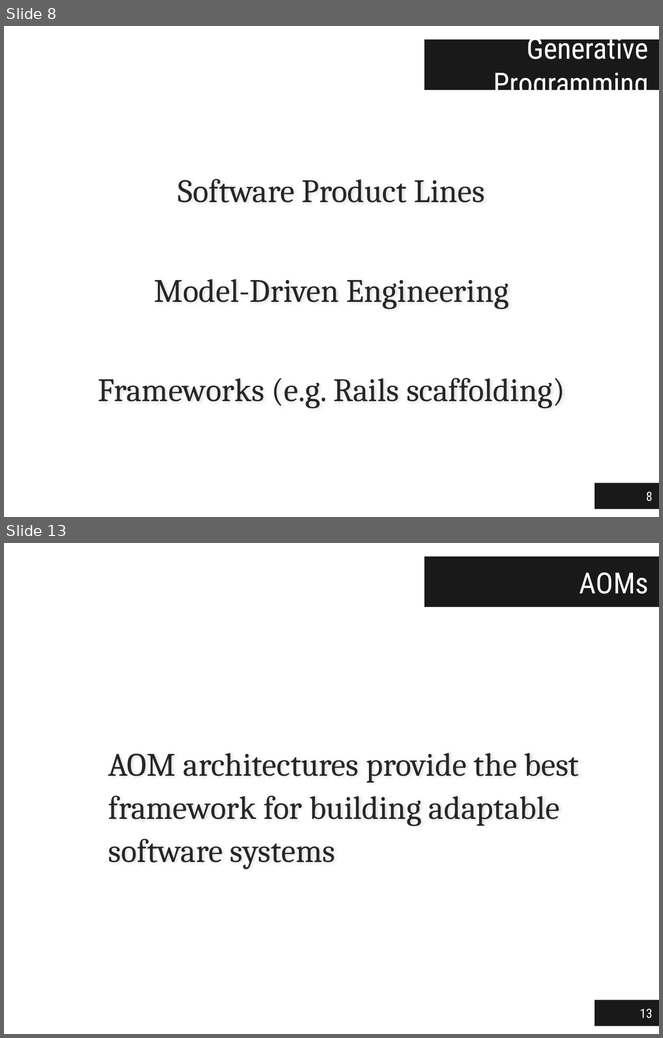
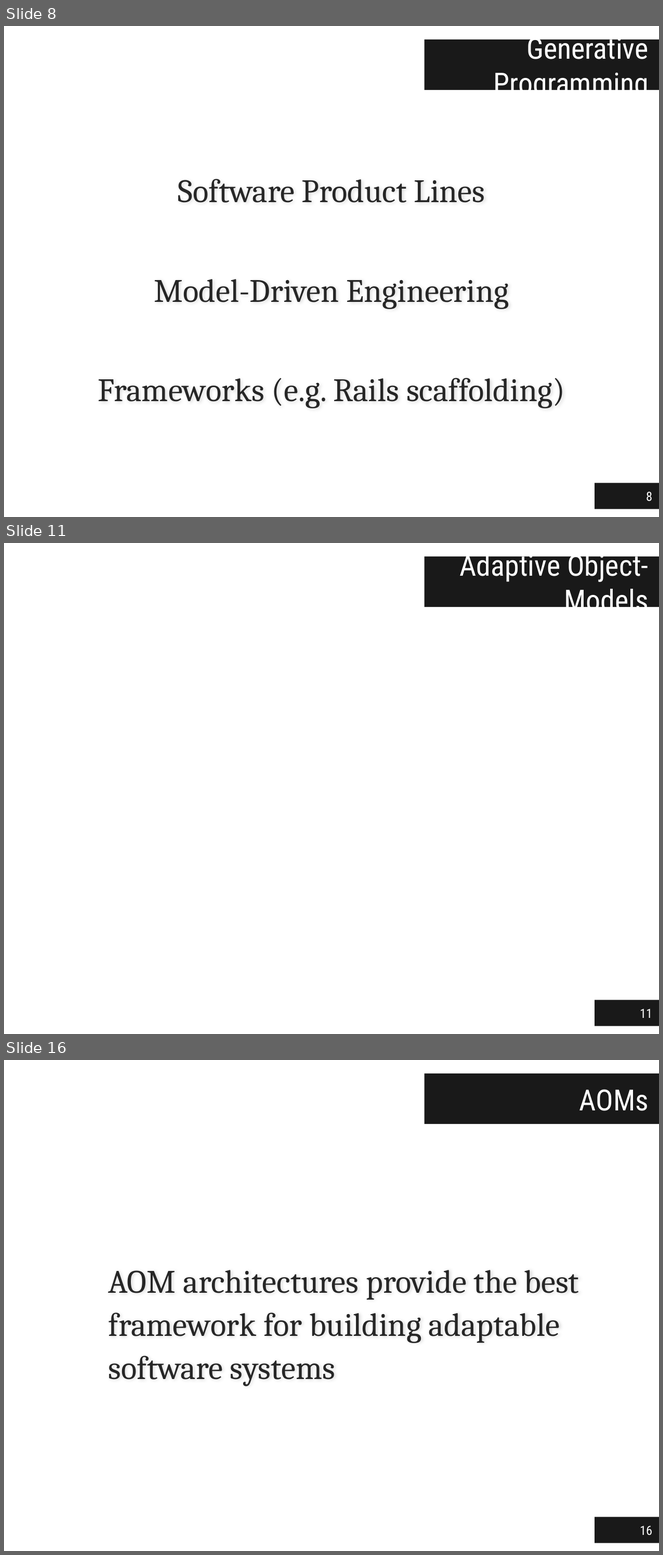
Before and after one commit to jgradim/thesis, a slide deck: presentations/thesis.pptx. Shown one above the other, each under a label of ours: slides 8 and 13 before the commit, slides 8, 11 and 16 after it; the slides between them are not shown. The pictures are 663x1038 and 663x1555 pixels, drawn with LibreOffice and Linux fonts; fonts in the diff are those of the drawing. Boxes give left, top, right and bottom in pixels: in the first picture for what was removed or moved away, otherwise in the second. Text is boxed around its words. In the diff, an @@ line names an element or a change of style, - is before the commit and + after.

```diff
--- a/presentations/thesis.pptx
+++ b/presentations/thesis.pptx
@@ slide 11 added at (4,543,659,1034), background #FFFFFF @@
@@ title added at (425,557,659,607), fill #000000 at 90% opacity, 32 pt, text #FFFFFF @@
+Adaptive Object-Models
@@ page number added at (595,1000,659,1027), fill #000000 at 90% opacity, 14 pt, text #FFFFFF @@
+11
@@ what was slide 13 is now slide 16 @@
@@ page number at (640,1526,652,1536): text changed @@
-13
+16
```
Also in this commit, not shown: 4 slides changed, 4 other slides added, 2 slides removed.
